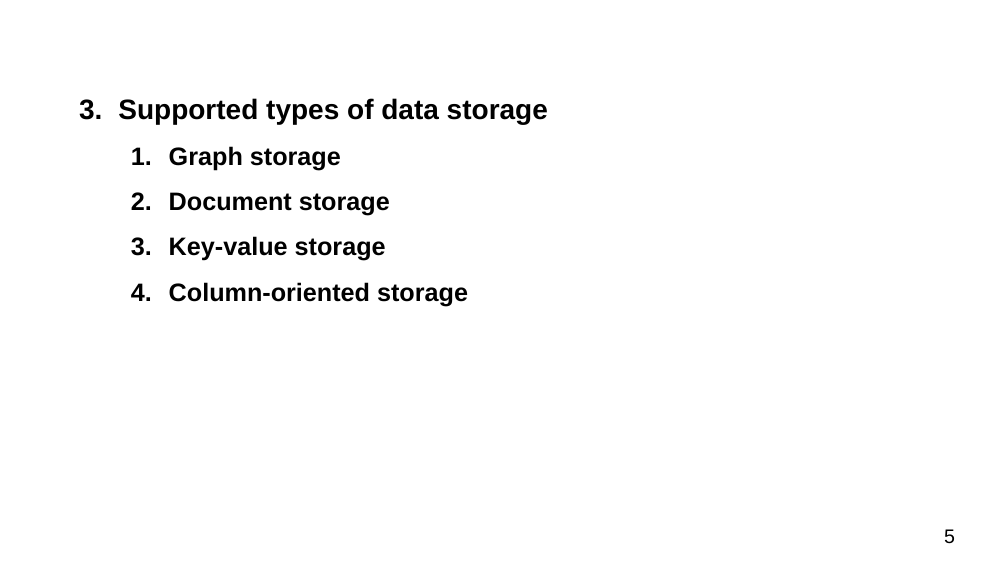
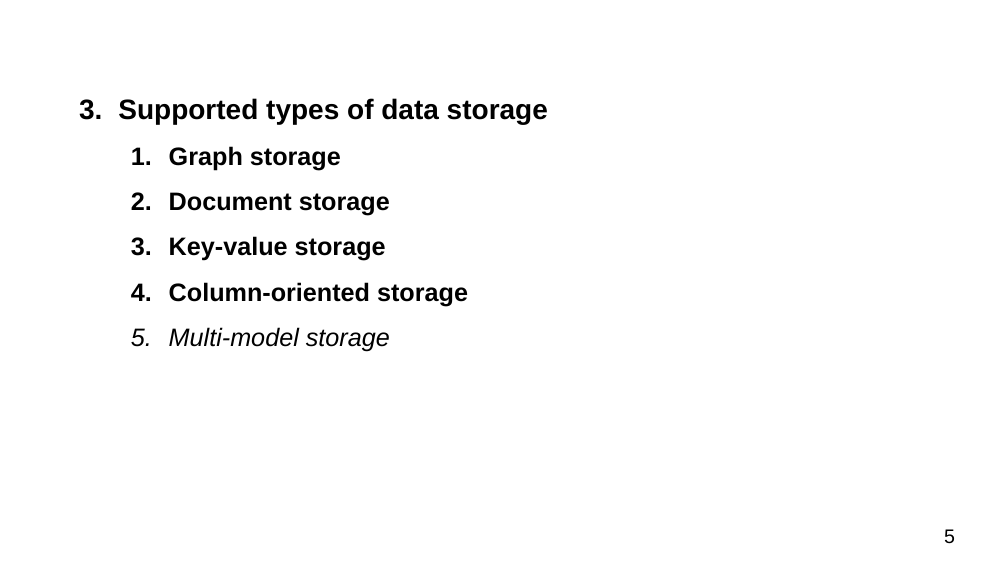
Before and after one commit to schernolyas/jpoint2017, a slide deck: slide 5 of presentation/jpoint2017.pptx. Drawn at 1008x567 pixels with LibreOffice and Linux fonts; fonts in the diff are those of the drawing. Boxes give left, top, right and bottom in pixels: in the first picture for what was removed or moved away, otherwise in the second. Text is boxed around its words. In the diff, an @@ line names an element or a change of style, - is before the commit and + after.

```diff
--- a/presentation/jpoint2017.pptx
+++ b/presentation/jpoint2017.pptx
@@ text at (169,327,390,352): paragraph added @@
+  5. Multi-model storage
```
Also in this commit, not shown: 2 other slides changed, 1 slide added, 1 slide removed.
